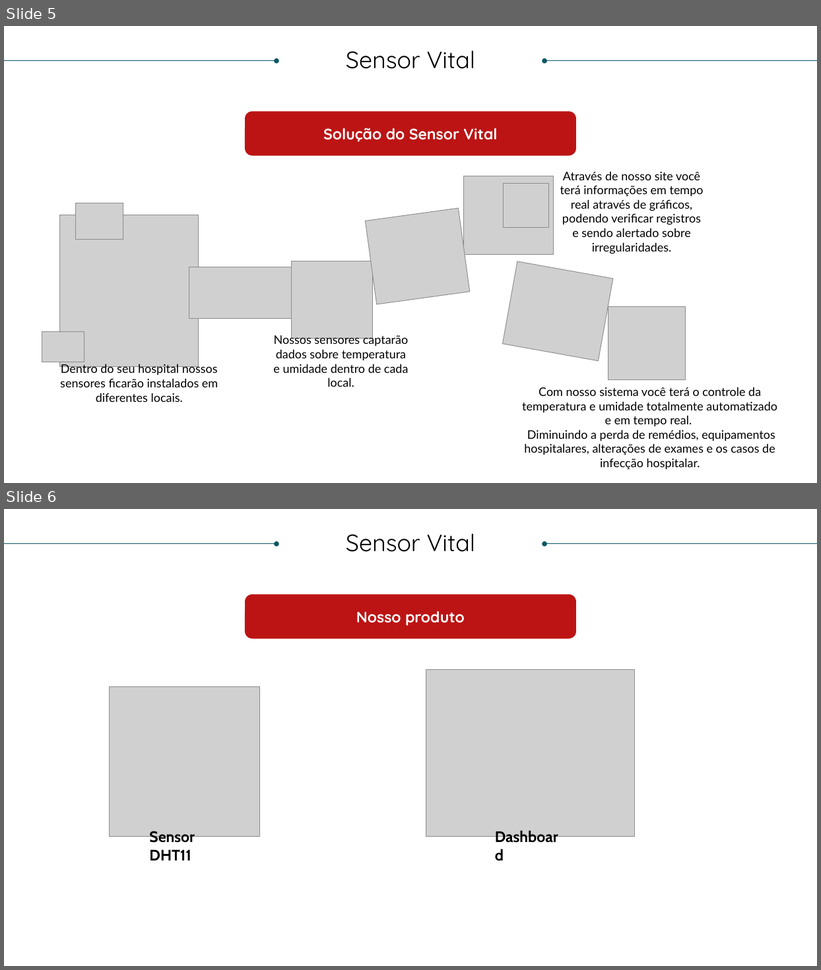
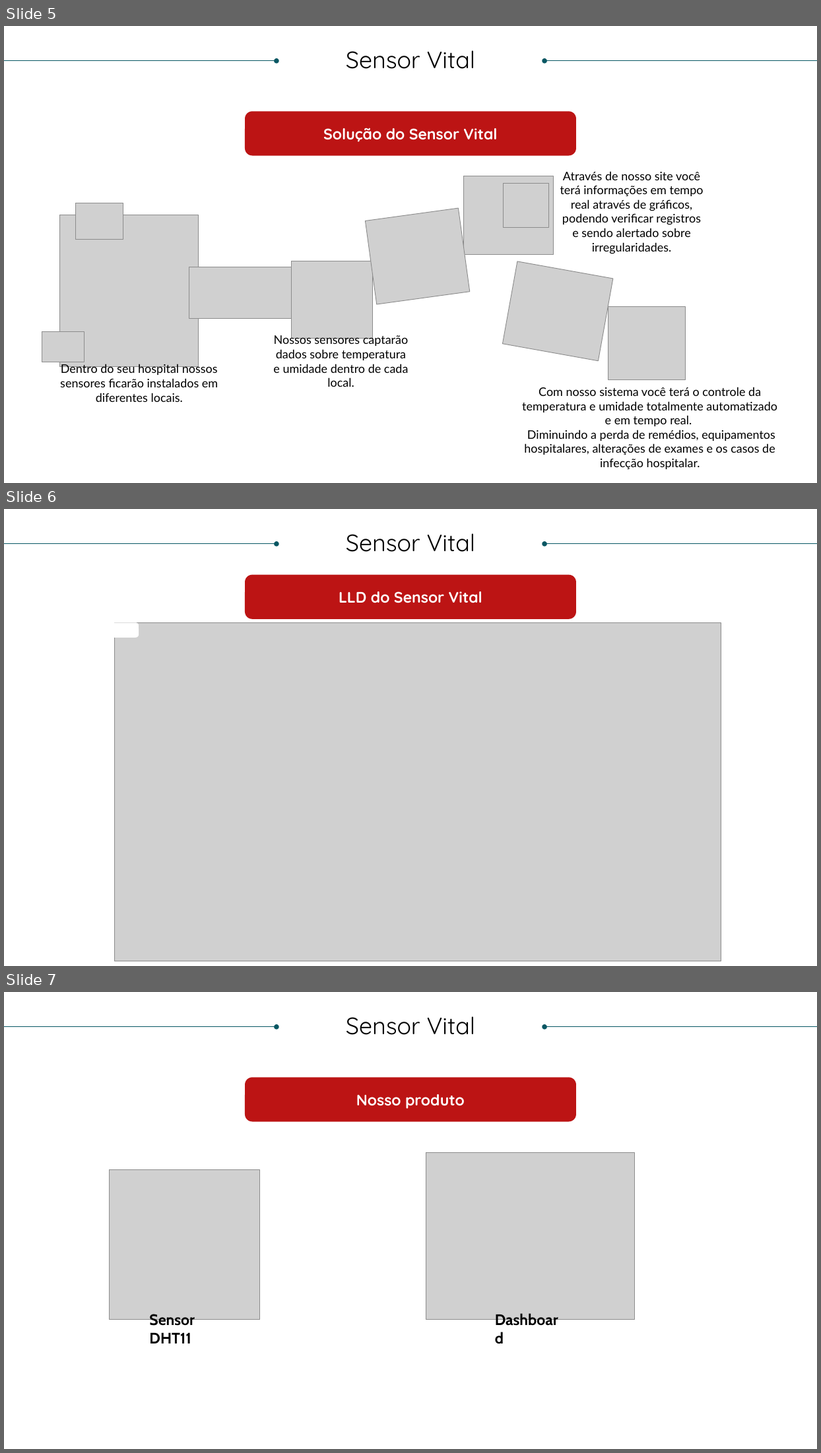
Before and after one commit to victorsamir-bandtec/Sersor-Vital, a slide deck: Apresentação/SPRINT 2.pptx. Shown one above the other, each under a label of ours: slides 5 and 6 before the commit, slides 5, 6 and 7 after it. The pictures are 821x970 and 821x1453 pixels, drawn with LibreOffice and Linux fonts; fonts in the diff are those of the drawing; grey boxes stand for pictures. Boxes give left, top, right and bottom in pixels: in the first picture for what was removed or moved away, otherwise in the second. Text is boxed around its words. In the diff, an @@ line names an element or a change of style, - is before the commit and + after.

```diff
--- a/Apresentação/SPRINT 2.pptx
+++ b/Apresentação/SPRINT 2.pptx
@@ slide 6 added at bbox=[4, 509, 817, 966], background #FFFFFF @@
@@ arrow added from (4, 544) to (277, 544), #085764 0.5 pt @@
@@ text added at bbox=[346, 533, 476, 552], 28 pt, text #000000 @@
+Sensor Vital
@@ arrow added from (817, 544) to (545, 544), #085764 0.5 pt @@
@@ rounded rectangle added at bbox=[245, 575, 576, 619], fill #BC1414, 18 pt, text #FFFFFF, bold @@
+LLD do Sensor Vital
@@ rounded rectangle added at bbox=[108, 623, 139, 637], fill #FFFFFF, outline #FFFFFF 1 pt @@
@@ picture added at bbox=[115, 623, 722, 962] @@
@@ what was slide 6 is now slide 7 @@
```
Also in this commit, not shown: 2 slides changed, 1 other file.
